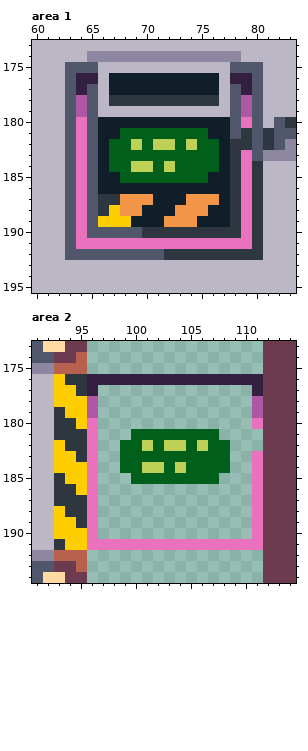
File history of a pixel-art file, art/tileset.ase. Above is the file before it was changed.
256x256 pixels, 1 frame. Shown: area 1: x 60..83, y 173..195; area 2: x 91..114, y 173..194. The commit also changed other parts of the picture, which this record leaves out.
The result:
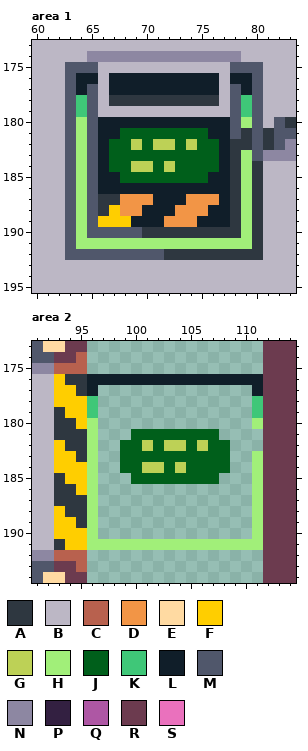
Palette (. is transparent): A #2e3740  B #bcb7c5  C #b8614e  D #f29546  E #ffdaa2  F #ffce00  G #bdd156  H #a1ef79  J #005f1b  K #3fc778  L #101e29  M #50576b  N #8d87a2  P #332041  Q #ae57a4  R #6c3b4f  S #ea71bd
What changed:
Area 1, layer "Sheet":
The author changed colour S to colour H in row 180 at x 64 and 79; in rows 181 to 182 at x 64; in rows 183 to 190 at x 64 and 79; in row 191 at x 64 to 79.
The author changed colour Q to colour K in rows 178 to 179 at x 64 and 79.
The author changed colour P to colour L in row 176 at x 64 to 65 and 78 to 79; in row 177 at x 64 and 79.
Area 2, layer "Sheet":
The author changed colour S to colour H in row 180 at x 96 and 111; in rows 181 to 182 at x 96; in rows 183 to 190 at x 96 and 111; in row 191 at x 96 to 111.
The author changed colour Q to colour K in rows 178 to 179 at x 96 and 111.
The author changed colour P to colour L in row 176 at x 96 to 111; in row 177 at x 96 and 111.
